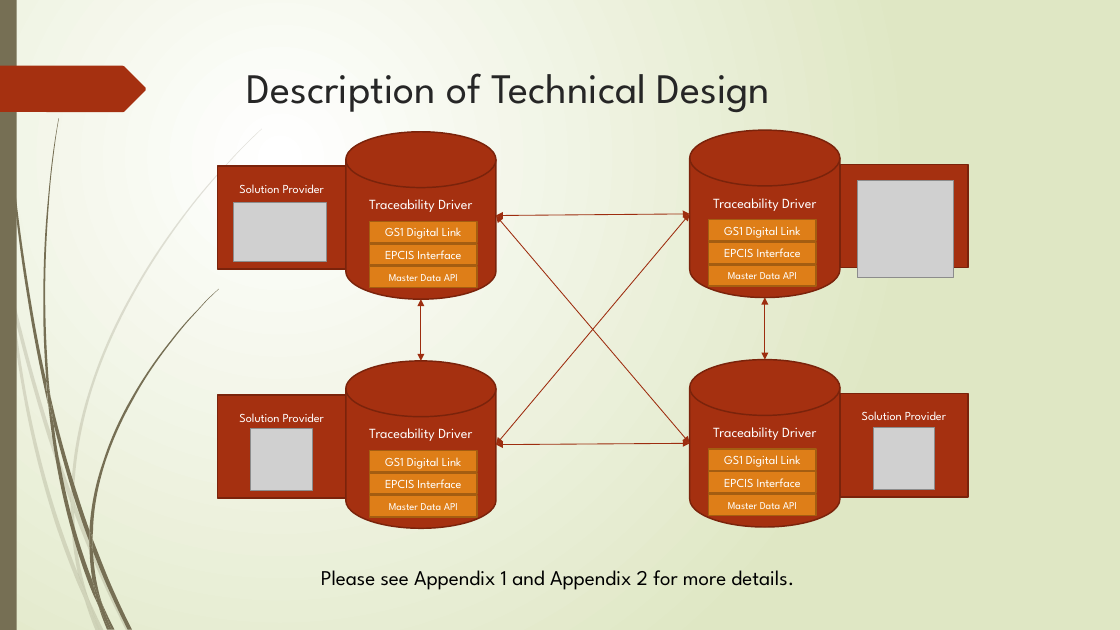
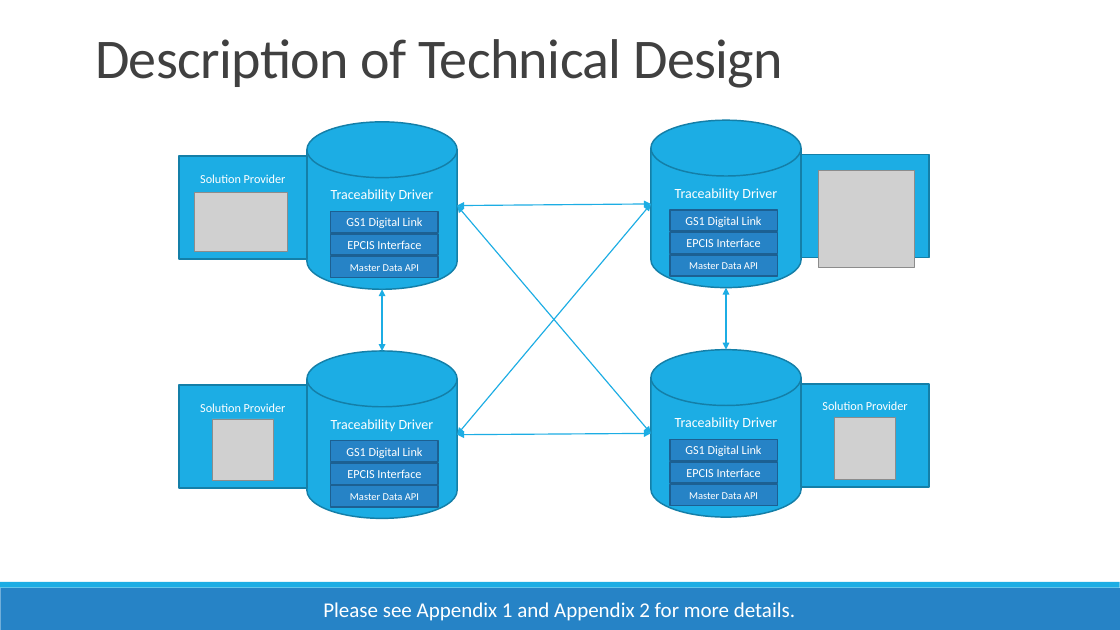
Before and after one commit to TraceabilityInternet/TraceabilityDriver, a slide deck: slide 4 of FDAPresentation.pptx (slide 5 before the commit). Drawn at 1120x630 pixels with LibreOffice and Linux fonts; fonts in the diff are those of the drawing; grey boxes stand for pictures. Boxes give left, top, right and bottom in pixels: in the first picture for what was removed or moved away, otherwise in the second. Text is boxed around its words. In the diff, an @@ line names an element or a change of style, - is before the commit and + after.

```diff
--- a/FDAPresentation.pptx
+++ b/FDAPresentation.pptx
@@ background gradient #FFFFFF to #DFE8C4 to #FFFFFF @@
@@ rectangle removed at <box>0,0,17,630</box> @@
@@ title "Description of Technical Design": place and size @@
-title "Description of Technical Design" at <box>247,73,770,112</box>
+title "Description of Technical Design" at <box>95,39,783,88</box>
@@ title "Description of Technical Design" at <box>95,39,783,88</box>: size 36 to 48 pt, font League Spartan to Calibri, text colour #262626 to #404040, letter spacing 0 to -0.5 pt; line spacing 1 to 0.85; vertical alignment top to bottom @@
@@ freeform shape removed at <box>0,66,146,112</box> @@
@@ rectangle added at <box>87,132,1058,186</box>, fill #FFFFFF, outline #FFFFFF 1.25 pt @@
@@ double arrow (457, 206) - (651, 204): stroke #9E2E0F 0.75 pt to #1CADE4 1 pt @@
@@ double arrow (457, 206) - (651, 434): stroke #9E2E0F 0.75 pt to #1CADE4 1 pt @@
@@ double arrow (651, 204) - (457, 434): stroke #9E2E0F 0.75 pt to #1CADE4 1 pt @@
@@ double arrow (382, 289) - (382, 351): stroke #9E2E0F 0.75 pt to #1CADE4 1 pt @@
@@ 16 rectangles, 6 double arrows, 4 pictures, 4 cylinders: place and size @@
-16 rectangles, 6 double arrows, 4 pictures, 4 cylinders at <box>218,130,969,528</box>
+16 rectangles, 6 double arrows, 4 pictures, 4 cylinders at <box>179,120,930,518</box>
@@ double arrow (726, 350) - (726, 287): stroke #9E2E0F 0.75 pt to #1CADE4 1 pt @@
@@ font League Spartan to Calibri; fill #A53010 to #1CADE4; outline #7A240C 1.25 pt to #1580A9 1.25 pt in 8 elements at <box>179,156,308,260</box>, <box>179,385,308,488</box>, <box>651,120,802,287</box>, <box>802,155,930,258</box>, <box>651,350,802,517</box>, <box>802,384,930,487</box>, <box>307,122,457,289</box>, <box>307,351,457,518</box> @@
@@ double arrow (457, 434) - (651, 434): stroke #9E2E0F 0.75 pt to #1CADE4 1 pt @@
@@ font League Spartan to Calibri; fill #DE7E18 to #2683C6; outline #A45D12 1.25 pt to #1C6192 1.25 pt in 12 elements at <box>331,234,439,255</box>, <box>670,233,777,254</box>, <box>670,485,777,506</box>, <box>331,212,439,233</box>, <box>331,256,439,277</box>, <box>331,440,439,461</box>, <box>331,463,439,484</box>, <box>331,486,439,507</box>, <box>670,439,777,460</box>, <box>670,210,777,231</box>, <box>670,255,777,276</box>, <box>670,462,777,483</box> @@
@@ rectangle added at <box>0,588,1120,630</box>, fill #2683C6 @@
@@ rectangle added at <box>0,582,1120,588</box>, fill #1CADE4 @@
@@ text "Please see Appendix 1 and ...": place and size @@
-text "Please see Appendix 1 and ..." at <box>321,570,794,590</box>
+text "Please see Appendix 1 and ..." at <box>323,602,795,621</box>
@@ text "Please see Appendix 1 and ..." at <box>323,602,795,621</box>: font League Spartan to Calibri, text colour #000000 to #FFFFFF; alignment left to centre @@
@@ group removed at <box>0,129,262,630</box>: 10 freeform shapes @@
@@ group removed at <box>3,0,218,630</box>: 12 freeform shapes @@
```
Also in this commit, not shown: 10 other slides changed, 1 slide added, 2 slides removed, 3 other files.
